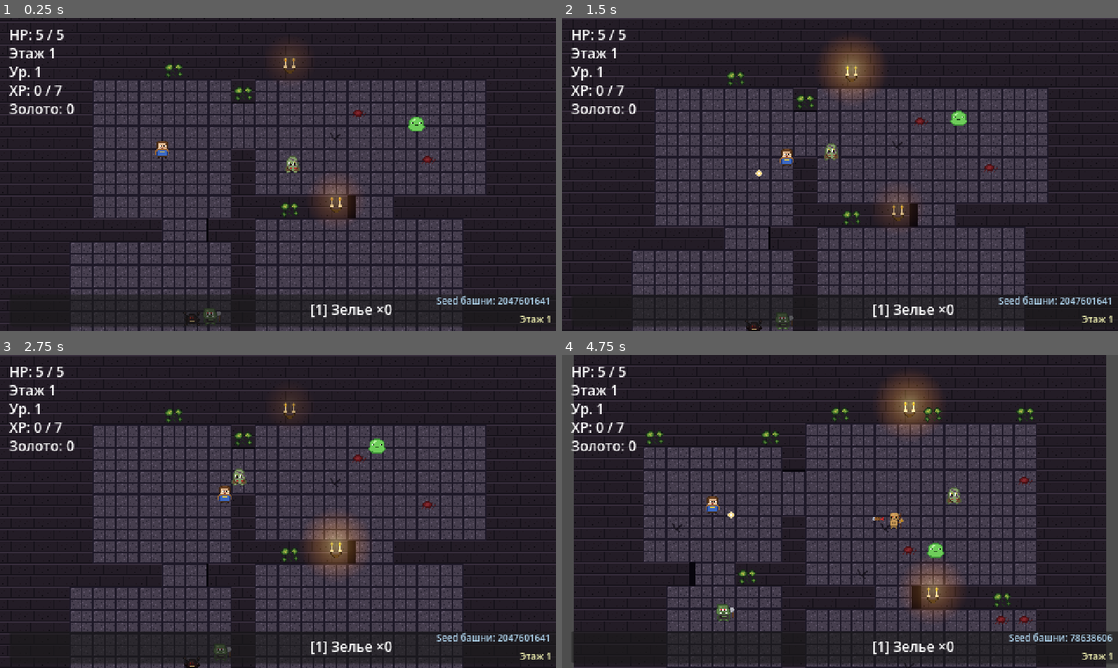
Above: before the commit, frames 1-4 (two rows, left to right).
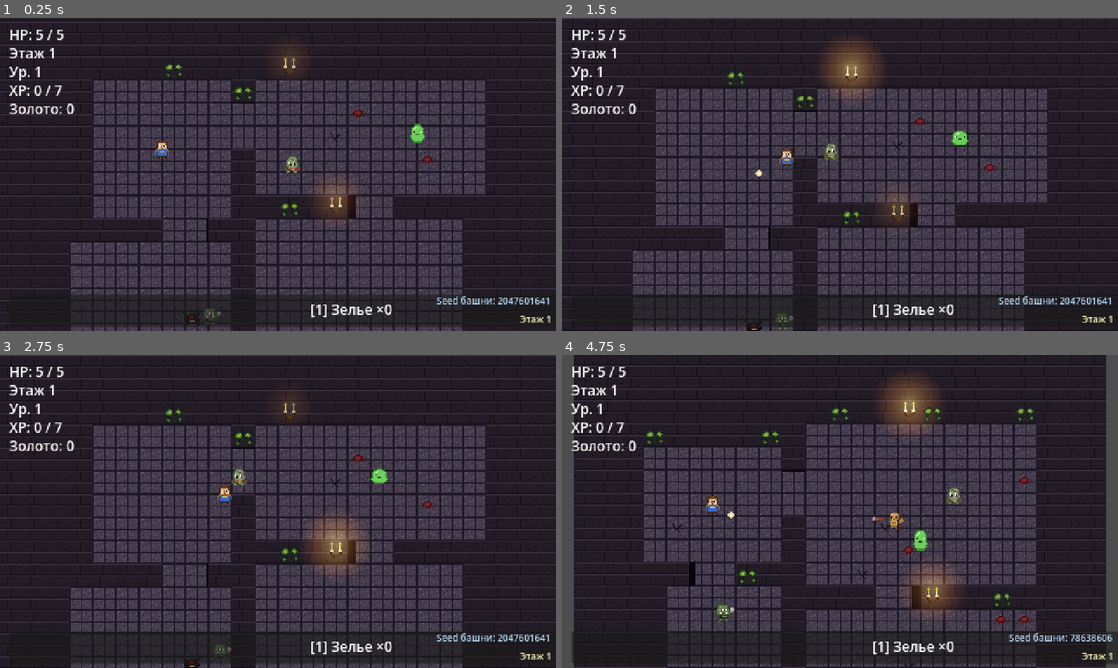
Above: after the commit, the same moments.

Repository: slartus/roguelike-game
Game: Godot game, scene res://scenes/main.tscn
Two runs of this game, one before a commit and one after it. Both use one fixed random seed, a clock stepped at 60 frames per second and the inputs below.
Inputs (mouse positions are in pixels of both pictures, inside the frame that each line leads up to):
- Up to frame 1 (0.25 s): no input
- Up to frame 2 (1.5 s): tap Enter at 0.5 s; move the mouse to (962, 158) at 0.52 s; press the mouse at (962, 158) at 0.53 s; hold D (move_right) 0.53-1.25 s; release the mouse at (962, 158) at 1.25 s; drag from (728, 190) to (812, 237) at 1.27 s
- Up to frame 3 (2.75 s): move the mouse to (333, 442) at 2.02 s; hold D (move_right) from 2.03 s (still down); tap Alt at 2.1 s
- Up to frame 4 (4.75 s): release D (move_right) at 2.75 s; drag from (812, 574) to (673, 464) at 2.77 s; move the mouse to (1006, 558) at 3.52 s; press the mouse at (1006, 558) at 3.53 s; hold A (move_left) 3.53-4.25 s; release the mouse at (1006, 558) at 4.25 s; drag from (673, 464) to (734, 511) at 4.27 s

The runs differ from the first frame. In frame 1, 0.2% of the frame differs, in the area x 73-77%, y 31-40%; in frame 2, 0.2%; in frame 3, 0.2%; in frame 4, 0.3%, in the area x 63-69%, y 56-65%.

Commit message:
feat(enemies): slimes now move by hopping (REST/JUMP cycle)
Слайм раньше плавно катился к игроку тем же _physics_process,
что и goblin/orc/zombie — визуально не отличался от других
ближников кроме цвета.

Теперь слайм — единственный ближник со своим скриптом slime.gd
поверх enemy.gd. State machine REST → JUMP → REST:
- REST (0.55 s): speed = 0, super не двигает слайма. Visual scale
  = базовый.
- JUMP (0.35 s): speed = _base_speed * 2.4 — короткий рывок к цели.
  Visual scale.y раздувается на +35% и scale.x сжимается на -15%
  через sin(t*π) — squash-and-stretch, читаемый как прыжок.

_phase_timer в _ready инициализируется через randf()*REST_DURATION,
чтобы группа слаймов не прыгала синхронно.

Контактный урон работает только в JUMP (в REST velocity=0, коллизий
нет). Это визуально согласовано с прыжком — слайм наносит урон
именно приземляясь на игрока.

Тесты: старт в REST, оба перехода фаз, scale в REST/JUMP peak,
_base_speed кешируется в _ready (не остаётся default 40).

Co-Authored-By: Claude Opus 4.7 (1M context) <noreply@anthropic.com>

Diff:
--- a/scenes/enemies/enemy.tscn
+++ b/scenes/enemies/enemy.tscn
@@ -1,6 +1,6 @@
 [gd_scene load_steps=4 format=3]
 
-[ext_resource type="Script" path="res://scenes/enemies/enemy.gd" id="1_enemy"]
+[ext_resource type="Script" path="res://scenes/enemies/slime.gd" id="1_enemy"]
 [ext_resource type="Texture2D" path="res://assets/sprites/enemies/slime.png" id="2_tex"]
 
 [sub_resource type="CircleShape2D" id="CircleShape2D_enemy"]
--- /dev/null
+++ b/scenes/enemies/slime.gd
@@ -0,0 +1,76 @@
+extends "res://scenes/enemies/enemy.gd"
+
+# Слайм передвигается прыжками, а не равномерным ходом.
+# Цикл REST → JUMP → REST … запускается сразу в _ready и никогда
+# не останавливается — фаза меняется по таймеру, независимо от того,
+# видит слайм цель или нет (пусть даже в WANDER он рывками смещается).
+#
+# REST: `speed = 0` → super._physics_process не даёт слайму двигаться.
+# JUMP: `speed = _base_speed * JUMP_SPEED_MULTIPLIER` → пока фаза
+#       активна, слайм рвётся к цели с сильно повышенной скоростью.
+# Visual синхронно «подпрыгивает»: во время JUMP scale раздувается по Y
+# и слегка сжимается по X через sin(t*PI) — стандартный squash-and-stretch.
+
+const REST_DURATION: float = 0.55
+const JUMP_DURATION: float = 0.35
+const JUMP_SPEED_MULTIPLIER: float = 2.4
+const BOUNCE_STRETCH_Y: float = 0.35
+const BOUNCE_SQUASH_X: float = 0.15
+
+enum JumpPhase { REST, JUMP }
+
+var _jump_phase: int = JumpPhase.REST
+var _phase_timer: float = 0.0
+var _base_speed: float = 0.0
+var _visual: Sprite2D
+var _visual_base_scale: Vector2 = Vector2.ONE
+
+func _ready() -> void:
+	super._ready()
+	_base_speed = speed
+	_visual = get_node_or_null("Visual") as Sprite2D
+	if _visual != null:
+		_visual_base_scale = _visual.scale
+	# Стартуем с рандомного момента REST-фазы — группа слаймов не
+	# прыгает в унисон, каждый по-своему.
+	_phase_timer = randf() * REST_DURATION
+
+func _physics_process(delta: float) -> void:
+	_tick_phase(delta)
+	_apply_visual_bounce()
+	# Меняем speed до вызова super: super._chase_direct умножает
+	# direction на speed, поэтому speed=0 полностью «замораживает»
+	# слайма в REST, а x2.4 даёт заметный рывок в JUMP.
+	if _jump_phase == JumpPhase.REST:
+		speed = 0.0
+	else:
+		speed = _base_speed * JUMP_SPEED_MULTIPLIER
+	super._physics_process(delta)
+	# Восстанавливаем базу — потребители через `.speed` не увидят
+	# временного значения.
+	speed = _base_speed
+
+func _tick_phase(delta: float) -> void:
+	_phase_timer -= delta
+	if _phase_timer > 0.0:
+		return
+	if _jump_phase == JumpPhase.REST:
+		_jump_phase = JumpPhase.JUMP
+		_phase_timer = JUMP_DURATION
+	else:
+		_jump_phase = JumpPhase.REST
+		_phase_timer = REST_DURATION
+
+func _apply_visual_bounce() -> void:
+	if _visual == null:
+		return
+	if _jump_phase == JumpPhase.REST:
+		_visual.scale = _visual_base_scale
+		return
+	# t: 0 → 1 → 0 за время JUMP_DURATION, sin(t*PI) даёт плавный пик.
+	var t := clampf(1.0 - (_phase_timer / JUMP_DURATION), 0.0, 1.0)
+	var bounce := sin(t * PI)
+	_visual.scale = Vector2(
+		_visual_base_scale.x * (1.0 - BOUNCE_SQUASH_X * bounce),
+		_visual_base_scale.y * (1.0 + BOUNCE_STRETCH_Y * bounce),
+	)
--- /dev/null
+++ b/test/unit/test_slime_hopping.gd
@@ -0,0 +1,71 @@
+extends GutTest
+
+# Слайм передвигается прыжками:
+# - _tick_phase последовательно чередует REST и JUMP по таймерам;
+# - _apply_visual_bounce в REST возвращает базовый scale, в JUMP
+#   раздувает scale.y и сжимает scale.x;
+# - _physics_process в REST устанавливает speed=0 (эффективно
+#   останавливает движение через super), в JUMP умножает на 2.4.
+
+const SlimeScene = preload("res://scenes/enemies/enemy.tscn")
+
+func _spawn_slime():
+	var slime = SlimeScene.instantiate()
+	add_child_autofree(slime)
+	return slime
+
+func test_starts_in_rest_phase() -> void:
+	var slime = _spawn_slime()
+	await get_tree().process_frame
+	assert_eq(slime._jump_phase, slime.JumpPhase.REST,
+		"слайм должен стартовать в REST — фазе покоя")
+
+func test_tick_phase_transitions_rest_to_jump() -> void:
+	var slime = _spawn_slime()
+	await get_tree().process_frame
+	# Форсируем известное состояние (в _ready _phase_timer случайный).
+	slime._jump_phase = slime.JumpPhase.REST
+	slime._phase_timer = 0.01
+	slime._tick_phase(0.05)
+	assert_eq(slime._jump_phase, slime.JumpPhase.JUMP,
+		"по истечении REST-таймера переходим в JUMP")
+	assert_eq(slime._phase_timer, slime.JUMP_DURATION,
+		"после перехода таймер должен быть JUMP_DURATION")
+
+func test_tick_phase_transitions_jump_to_rest() -> void:
+	var slime = _spawn_slime()
+	await get_tree().process_frame
+	slime._jump_phase = slime.JumpPhase.JUMP
+	slime._phase_timer = 0.01
+	slime._tick_phase(0.05)
+	assert_eq(slime._jump_phase, slime.JumpPhase.REST,
+		"по истечении JUMP-таймера возвращаемся в REST")
+	assert_eq(slime._phase_timer, slime.REST_DURATION)
+
+func test_visual_scale_is_base_during_rest() -> void:
+	var slime = _spawn_slime()
+	await get_tree().process_frame
+	slime._jump_phase = slime.JumpPhase.REST
+	slime._apply_visual_bounce()
+	assert_eq(slime._visual.scale, slime._visual_base_scale,
+		"в REST scale = базовый (без bounce)")
+
+func test_visual_scale_stretches_y_during_jump_peak() -> void:
+	var slime = _spawn_slime()
+	await get_tree().process_frame
+	slime._jump_phase = slime.JumpPhase.JUMP
+	# Середина фазы: _phase_timer = JUMP_DURATION * 0.5, t = 0.5, sin(pi*0.5) = 1.
+	slime._phase_timer = slime.JUMP_DURATION * 0.5
+	slime._apply_visual_bounce()
+	assert_gt(slime._visual.scale.y, slime._visual_base_scale.y,
+		"на пике прыжка Y-scale раздут")
+	assert_lt(slime._visual.scale.x, slime._visual_base_scale.x,
+		"на пике прыжка X-scale сжат")
+
+func test_base_speed_cached_from_scene() -> void:
+	var slime = _spawn_slime()
+	await get_tree().process_frame
+	# enemy.tscn (Slime) экспортирует speed = 35.0. Проверяем что
+	# _base_speed запомнился корректно, а не остался на default 40.
+	assert_gt(slime._base_speed, 0.0,
+		"_base_speed должен быть закеширован в _ready")
Not shown, changed: docs/gamedesign/enemies.md
